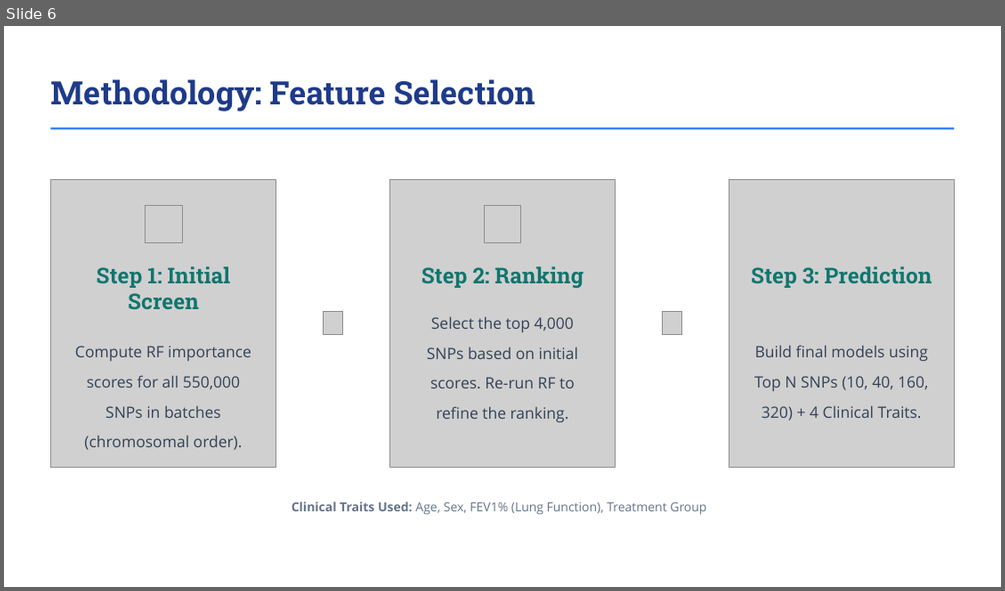
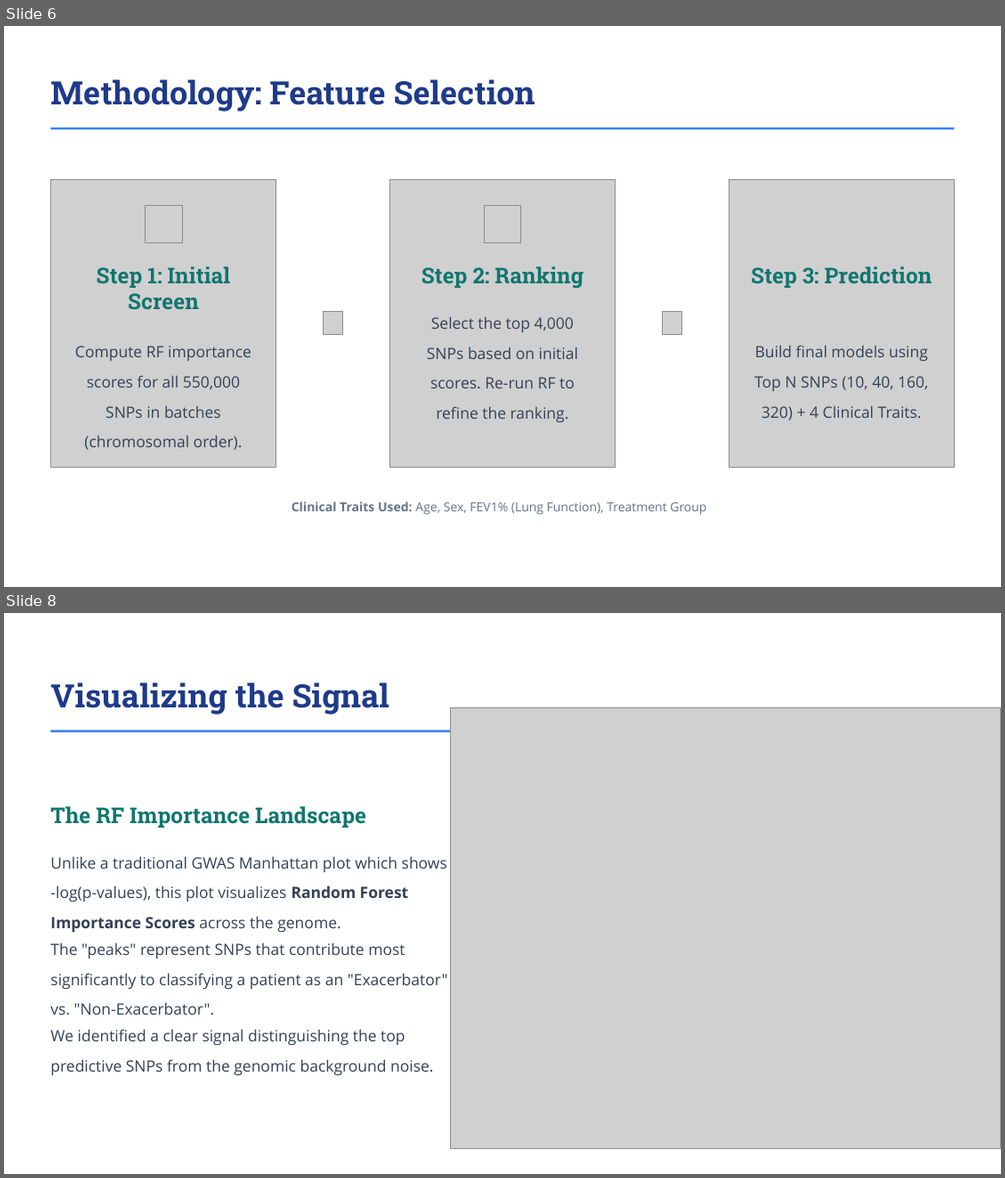
Before and after one commit to mocksu/resume, a slide deck: Predicting Asthma Exacerbations with ML.pptx. Shown one above the other, each under a label of ours: slide 6 before the commit, slides 6 and 8 after it; the slides between them are not shown. The pictures are 1005x591 and 1005x1178 pixels, drawn with LibreOffice and Linux fonts; fonts in the diff are those of the drawing; grey boxes stand for pictures; background and template pictures are left out. Boxes give left, top, right and bottom in pixels: in the first picture for what was removed or moved away, otherwise in the second. Text is boxed around its words. In the diff, an @@ line names an element or a change of style, - is before the commit and + after.

```diff
--- a/Predicting Asthma Exacerbations with ML.pptx
+++ b/Predicting Asthma Exacerbations with ML.pptx
@@ slide 8 added at [4, 613, 1001, 1174], background picture (left out) @@
@@ text added at [50, 682, 389, 714], 31 pt, text #1E3A8A, bold @@
+Visualizing the Signal
@@ picture added at [451, 708, 1001, 1149] @@
@@ rectangle added at [50, 730, 455, 732], fill #3B82F6 @@
@@ text added at [50, 806, 366, 827], 21 pt, text #0F766E, bold @@
+The RF Importance Landscape
@@ text added at [50, 856, 447, 933], 15 pt, text #334155 @@
+Unlike a traditional GWAS Manhattan plot which shows -log(p-values), this plot visualizes Random Forest Importance Scores across the genome.
@@ text added at [50, 942, 448, 1014], 15 pt, text #334155 @@
+The "peaks" represent SNPs that contribute most significantly to classifying a patient as an "Exacerbator" vs. "Non-Exacerbator".
@@ text added at [50, 1029, 433, 1076], 15 pt, text #334155 @@
+We identified a clear signal distinguishing the top predictive SNPs from the genomic background noise.
```
Also in this commit, not shown: 6 slides changed, 3 other files.
